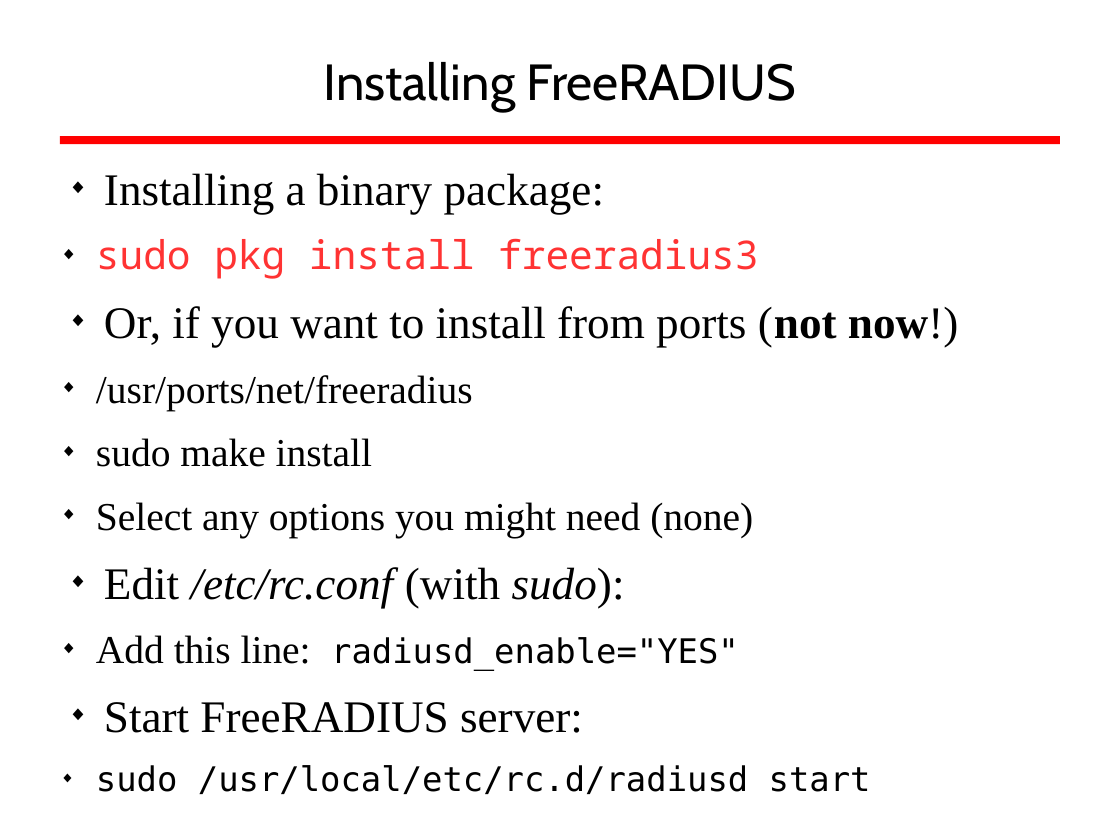
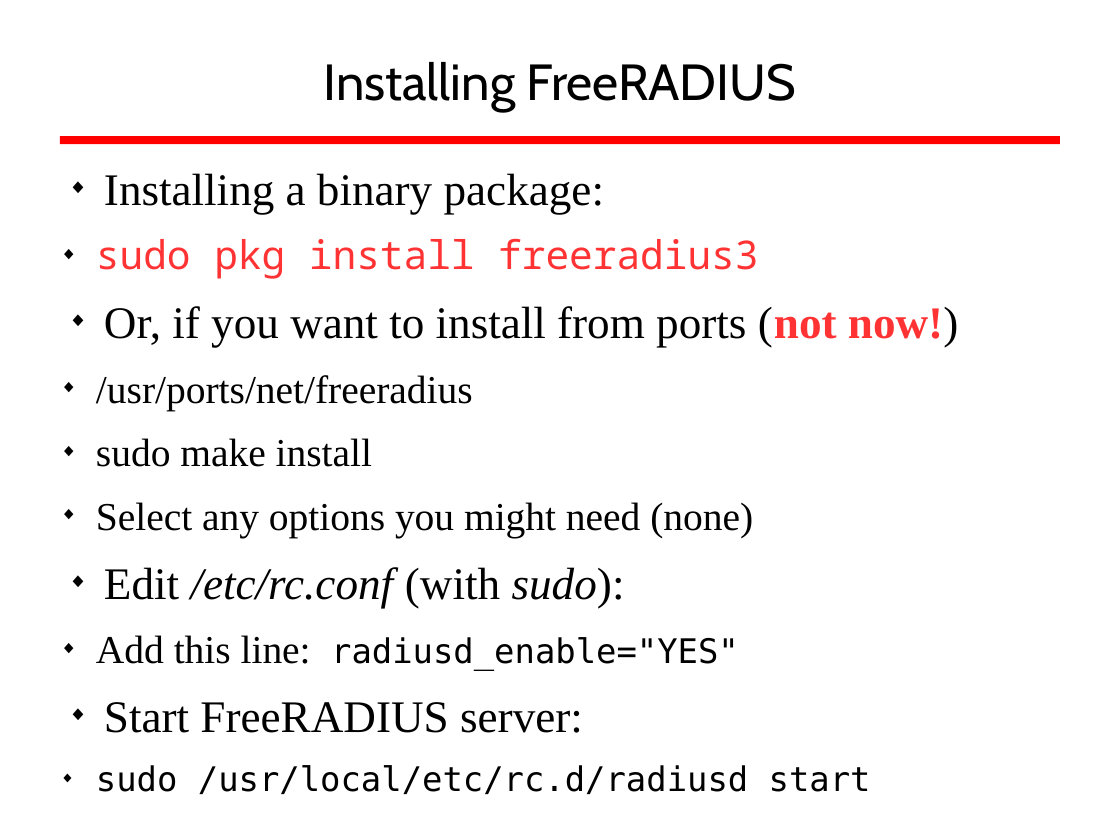
Before and after one commit to afnog/sse, a slide deck: slide 29 of radius/radius_presentation.odp. Drawn at 1120x840 pixels with LibreOffice and Linux fonts; fonts in the diff are those of the drawing; background and template pictures are left out. Boxes give left, top, right and bottom in pixels: in the first picture for what was removed or moved away, otherwise in the second. Text is boxed around its words. In the diff, an @@ line names an element or a change of style, - is before the commit and + after.

Commit message:
/ ‘radius/radius_presentation.odp’

```diff
--- a/radius/radius_presentation.odp
+++ b/radius/radius_presentation.odp
@@ text at (104,306,959,348): text colour #000000 to #FF3333 in "(not now!)"; bold on in "now!)" @@
```
